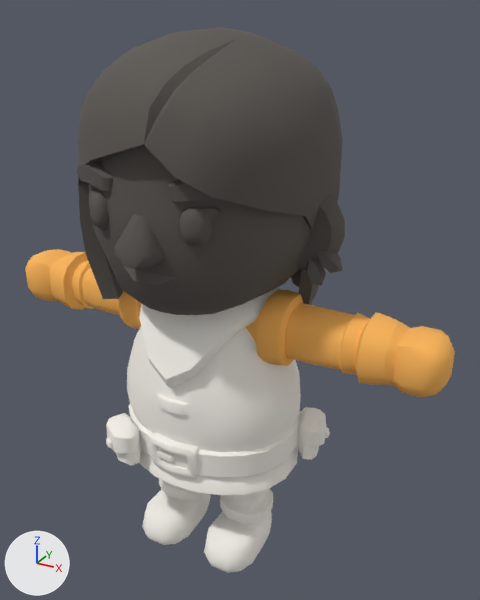
The glTF model assets/street/runner.glb, before and after one commit.
Before and after are seen from a 50 mm camera at (1.045, -1.706, 1.799) aimed at (0.077, 0.055, 0.918). Lighting does not change. The marker at lower left points along +X, +Y and +Z. The first picture is the older version. Vertices at exactly the same position are counted once.

The older version as bpy lines, for what is in view:
```python
me_cube_187 = bpy.data.meshes.new('Cube.187')
me_cube_187.from_pydata(...)  # 206 vertices, 408 faces; spans x -0.231..-0.039, y -0.211..0.105, z 0.0..0.423
me_cube_187.materials.append(mat_runnerpaper)  # white #f7f3ec
me_cube_199 = bpy.data.meshes.new('Cube.199')
me_cube_199.from_pydata(...)  # 292 vertices, 580 faces; spans x 0.071..0.777, y -0.114..0.114, z 0.771..0.997
me_cube_199.materials.append(mat_runneraccent)  # orange #ffb85a
me_cube_202 = bpy.data.meshes.new('Cube.202')
me_cube_202.from_pydata(...)  # 292 vertices, 580 faces; spans x -0.777..-0.071, y -0.114..0.114, z 0.771..0.997
me_cube_202.materials.append(mat_runneraccent)  # orange #ffb85a
me_prototypepete_body_025 = bpy.data.meshes.new('PrototypePete_body.025')
me_prototypepete_body_025.from_pydata(...)  # 600 vertices, 1172 faces; spans x -0.308..0.391, y -0.298..0.262, z 0.301..0.999
me_prototypepete_body_025.materials.append(mat_runnerpaper)  # white #f7f3ec
ob_rogue_armleft = bpy.data.objects.new('Rogue_ArmLeft', me_cube_199)
ob_rogue_armleft.location = (0.0, 0.0, 0.0)
ob_rogue_armright = bpy.data.objects.new('Rogue_ArmRight', me_cube_202)
ob_rogue_armright.location = (0.0, 0.0, 0.0)
ob_rogue_body = bpy.data.objects.new('Rogue_Body', me_prototypepete_body_025)
ob_rogue_body.location = (0.0, 0.0, 0.0)
ob_rogue_legright = bpy.data.objects.new('Rogue_LegRight', me_cube_187)
ob_rogue_legright.location = (0.0, 0.0, 0.0)
# also in view: 'Rogue_Head' at (0.006, -0.009, 1.341); 'Rogue_LegLeft' at (0.135, -0.053, 0.212)
```
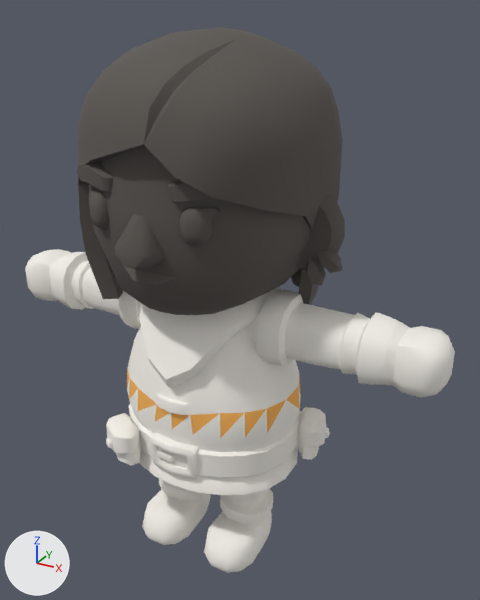
What changed in the scene script:
```text
Change me_cube_199:
    where me_cube_199.from_pydata(...)  # 292 vertices, 580 faces; spans x 0.071..0.777, y -0.114..0.114, z 0.771..0.997
    remove me_cube_199.materials.append(mat_runneraccent)  # orange #ffb85a
    add me_cube_199.materials.append(mat_runnerpaper)  # white #f7f3ec
Change me_cube_202:
    where me_cube_202.from_pydata(...)  # 292 vertices, 580 faces; spans x -0.777..-0.071, y -0.114..0.114, z 0.771..0.997
    remove me_cube_202.materials.append(mat_runneraccent)  # orange #ffb85a
    add me_cube_202.materials.append(mat_runnerpaper)  # white #f7f3ec
Change me_prototypepete_body_025:
    where me_prototypepete_body_025.from_pydata(...)  # 600 vertices, 1172 faces; spans x -0.308..0.391, y -0.298..0.262, z 0.301..0.999
    used by ob_rogue_body; location = (0.0, 0.0, 0.0)
    me_prototypepete_body_025 part 1: 26 faces spanning x -0.308..0.308, y -0.264..0.255, z 0.571..0.658 switch from mat_runnerpaper (white #f7f3ec) to mat_runneraccent (orange #ffb85a)
```

Boxes [x1, y1, x2, y2] around the edits, measured in the pictures (480 x 600 px):
'Rogue_ArmLeft', recoloured (orange to white)
    both: [246, 289, 455, 398]
'Rogue_ArmRight', recoloured (orange to white)
    both: [25, 249, 142, 329]
part 1 of me_prototypepete_body_025, recoloured (white to orange)
    both: [127, 368, 301, 438]
